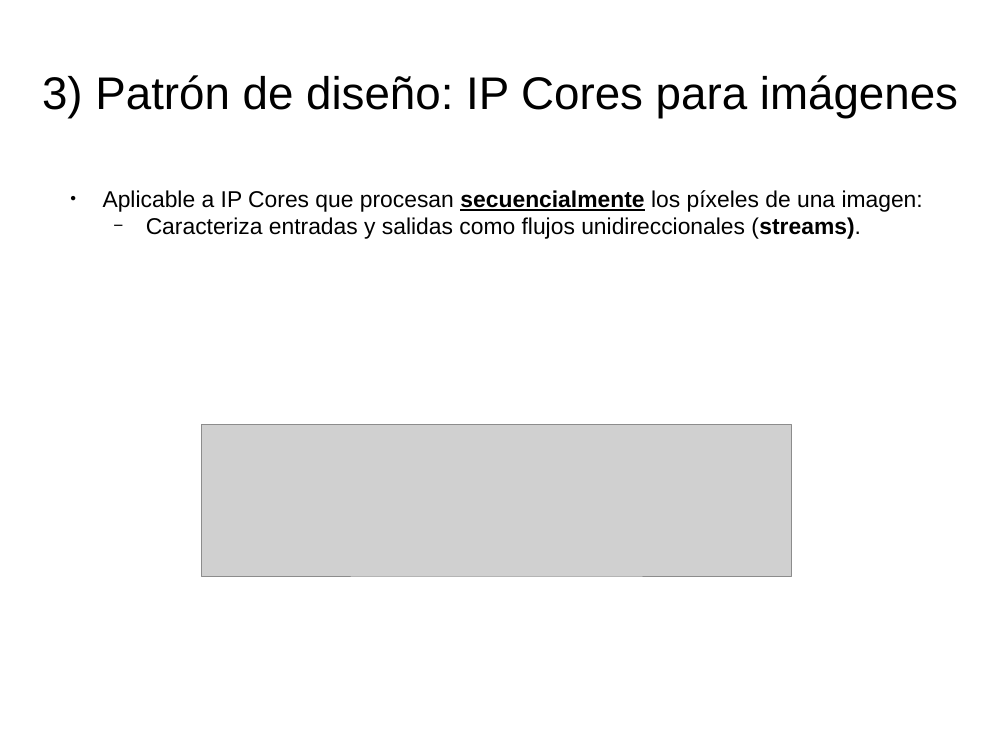
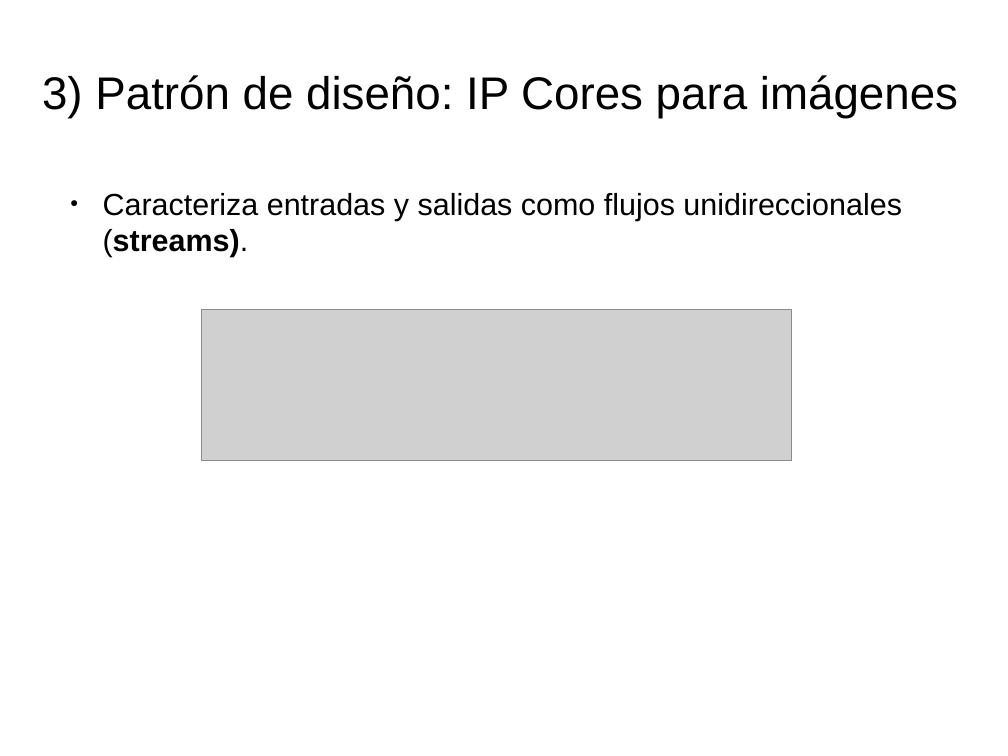
Before and after one commit to miguelgarcia/sase2017-hls-video, a slide deck: slide 27 of presentacion.odp (slide 25 before the commit). Drawn at 1008x756 pixels with LibreOffice and Linux fonts; fonts in the diff are those of the drawing; grey boxes stand for pictures. Boxes give left, top, right and bottom in pixels: in the first picture for what was removed or moved away, otherwise in the second. Text is boxed around its words. In the diff, an @@ line names an element or a change of style, - is before the commit and + after.

```diff
--- a/presentacion.odp
+++ b/presentacion.odp
@@ rectangle "Caracteriza entradas y salidas como ..." at [50, 180, 958, 618]: size 18 to 24 pt; bullet − to ●; list level 2 to 1 in "Caracteriza entradas y salidas como ..." @@
@@ text in rectangle at [103, 190, 923, 212]: paragraph removed @@
-● Aplicable a IP Cores que procesan secuencialmente los píxeles de una imagen:
@@ picture: place and size @@
-picture at [201, 425, 792, 576]
+picture at [201, 310, 792, 461]
```
Also in this commit, not shown: 16 other slides changed, 5 slides added, 2 slides removed.
